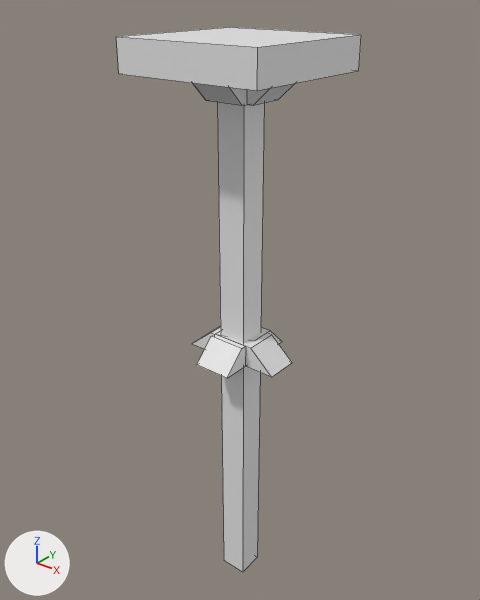
Two versions of the Blender file assets/models/four_leg_platform.blend, one commit apart.
Camera for both pictures: a camera (50 mm lens) standing at (25.6, -32.0, 24.0) and looking at (-0.9, 1.1, 3.5). Arrows for +X, +Y and +Z are at lower left; the lights stay in place. The older version comes first. Mesh edges are drawn as thin lines.
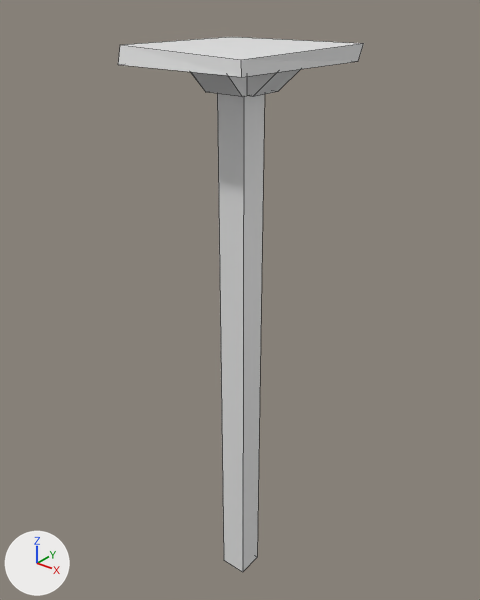
Pixel boxes [x1, y1, x2, y2] of what changed, in the pictures (480 x 600 px):
'Cube', deleted
    before: [116, 27, 361, 91]
'Cube-col', added
    after: [118, 37, 364, 77]
'Cube.003', deleted
    before: [192, 326, 292, 378]
'Cube.002', moved
    before: [193, 83, 295, 106]
    after: [191, 69, 300, 97]

The change, as a diff of the scene's bpy script:
```diff
--- a/assets/models/four_leg_platform.blend.py
+++ b/assets/models/four_leg_platform.blend.py
@@ me_cube_004_1 @@
+me_cube_004_1.from_pydata([(-1.0, -1.0, -1.0), (-1.0, -0.94, 1.09), (-0.89, 0.9, -0.95), (-0.91, 0.96, 0.89), (0.79, -0.97, -0.92), (0.76, -0.95, 0.65), (0.98, 1.01, -1.0), (1.04, 1.01, 1.04)], [], [(0, 1, 3, 2), (2, 3, 7, 6), (6, 7, 5, 4), (4, 5, 1, 0), (2, 6, 4, 0), (7, 3, 1, 5)])
+me_cube_004_1.materials.append(mat_material)  # white #e7e7e7
@@ ob_cube @@
-ob_cube = bpy.data.objects.new('Cube', me_cube_004)
-ob_cube.location = (0.0, 0.0, 20.0)
-ob_cube.scale = (5.0, 5.0, 1.0)
@@ ob_cube_003 @@
-ob_cube_003 = bpy.data.objects.new('Cube.003', me_cube_012)
-ob_cube_003.location = (0.0, 0.0, 0.0)
-ob_cube_003.rotation_euler = (0.0, 0.785, 1.571)  # degrees (0, 45, 90)
-ob_cube_003.scale = (2.24, 1.36, 2.24)
@@ ob_cube_002 @@
 ob_cube_002 = bpy.data.objects.new('Cube.002', me_cube_013)
-ob_cube_002.location = (0.0, 0.0, 19.0)
+ob_cube_002.location = (0.0, 0.0, 19.5)
 ob_cube_002.rotation_euler = (0.0, -2.356, 1.571)  # degrees (0, -135, 90)
@@ ob_cube_col @@
+ob_cube_col = bpy.data.objects.new('Cube-col', me_cube_004_1)
+ob_cube_col.location = (0.0, 0.0, 20.0)
+ob_cube_col.scale = (5.0, 5.0, 0.5)
```
